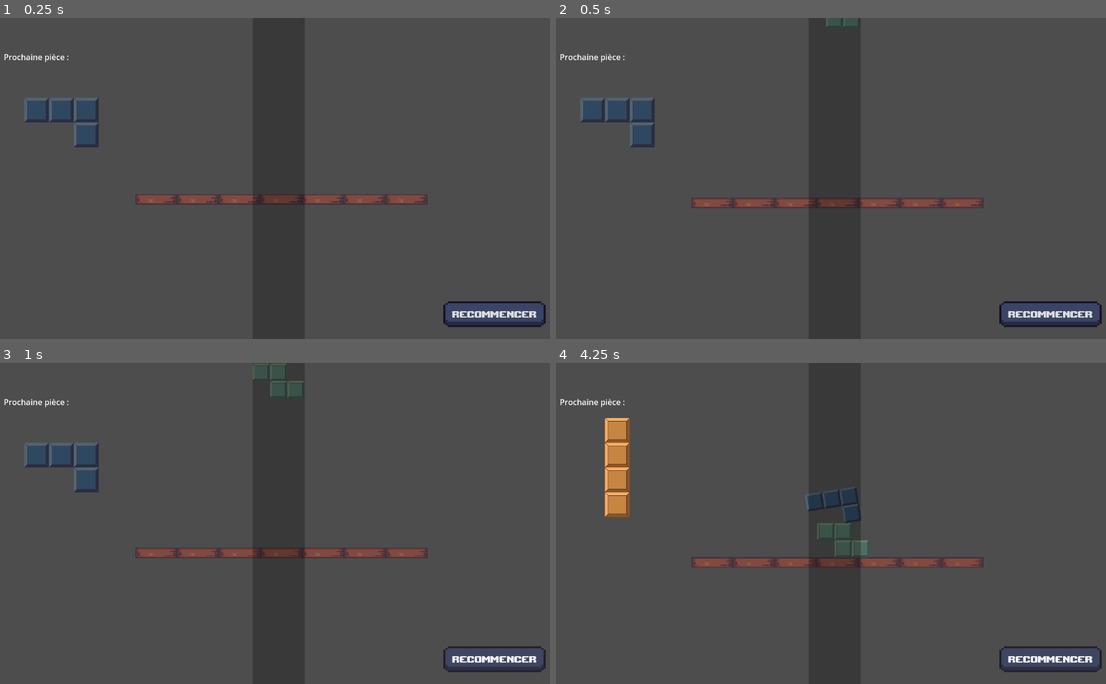
Above: before the commit, frames 1-4 (two rows, left to right).
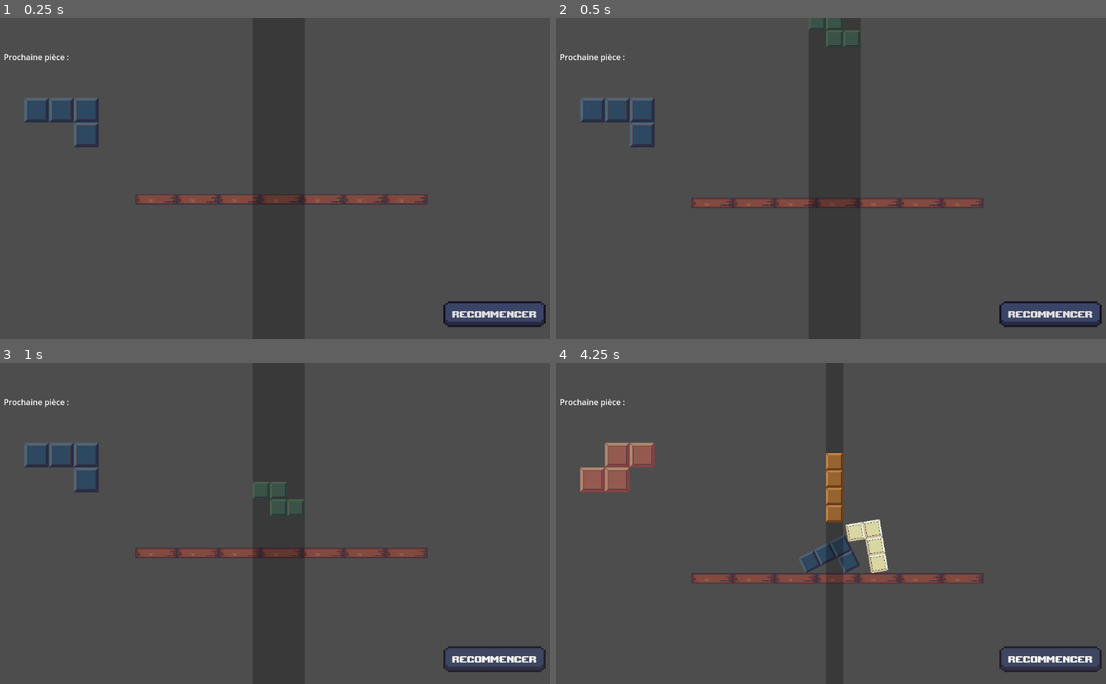
Above: after the commit, the same moments.

Repository: LucasSimoesPolvora/TowerParty_LPA_LLN
Game: Godot game, scene res://scenes/level/mainGame.tscn
The game is run twice, just before and just after one commit, with the same random seed, the same clock (stepped at 60 frames per second) and the same inputs. The project has no main scene, so this scene is started directly.
Inputs:
- Up to frame 1 (0.25 s): no input
- Up to frame 2 (0.5 s): no input
- Up to frame 3 (1 s): click "Recommencer" at 0.5 s
- Up to frame 4 (4.25 s): click "Recommencer" at 1.25 s; click "Recommencer" at 2 s; hold Right (right) 2.78-3.53 s; hold Down (down) from 3.53 s (still down)

Frame 1 is identical in both runs. In frame 2, 0.4% of the frame differs, in the area x 45-56%, y 0-10%; in frame 3, 1.0%; in frame 4, 7.2%, in the area x 4-78%, y 17-69%.
Error in both runs: Invalid call. Nonexistent function 'syncButtonsBottomRight' in base 'Node (global.gd)'. (res://scenes/level/main_game.gd:27)

Commit message:
fix(pieces.gd) FALLING_SPEED is now a global variable

Diff:
--- a/a_party_game_with_tower/scenes/game_elements/pieces/pieces.gd
+++ b/a_party_game_with_tower/scenes/game_elements/pieces/pieces.gd
@@ -3,8 +3,7 @@
 # preload sounds from library
 var sounds = preload("res://library/sound.gd").new()
 
-const FALLING_SPEED = 100
-const FAST_FALLING_SPEED = 1000
+var FAST_FALLING_SPEED = Global.pieceSpeed * 10
 const PIECE_MOVEMENT = 25
 const ROTATION_ANGLE = PI/2
 
@@ -70,7 +69,6 @@
 	sounds.moveSound()
 
 func is_piece_falling():
-	print(get_meta("isFalling"))
 	return get_meta("isFalling")
 
 func rotate_piece(direction) -> void:
@@ -81,7 +79,7 @@
 	if Input.is_action_pressed(INPUT_DOWN):
 		linear_velocity.y = FAST_FALLING_SPEED
 	else:
-		linear_velocity.y = FALLING_SPEED
+		linear_velocity.y = Global.pieceSpeed
 
 func _on_piece_area_entered(area) -> void:
 	match area.name:
